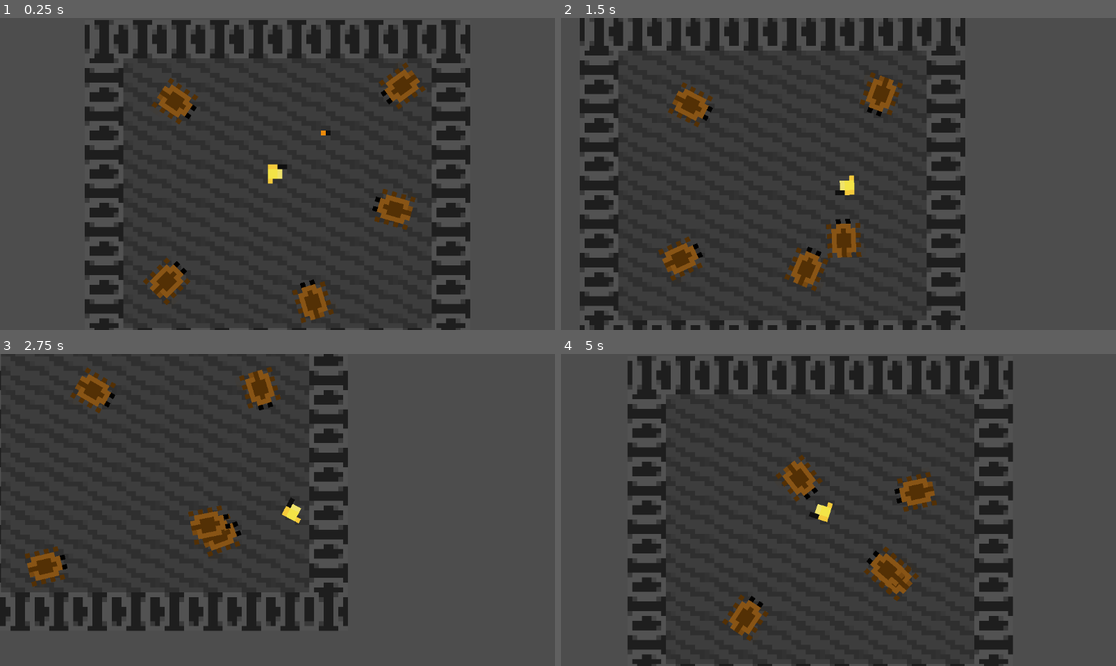
Above: before the commit, frames 1-4 (two rows, left to right).
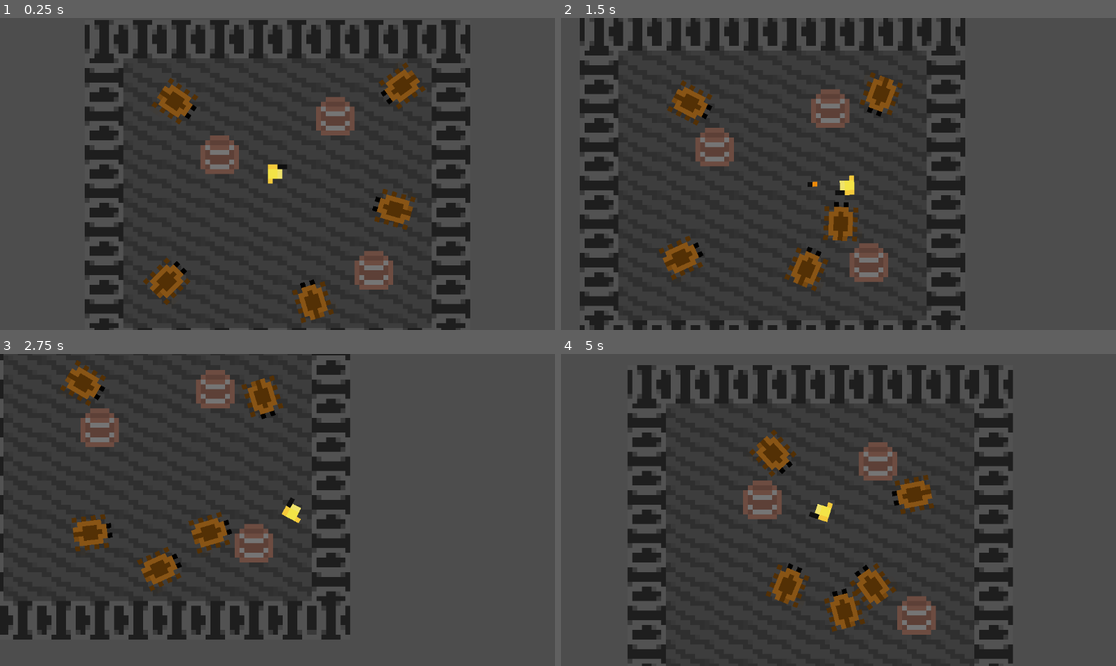
Above: after the commit, the same moments.

Repository: Jastcher/Bugdeon
Game: Godot game, scene res://scenes/game.tscn
The game is run twice, just before and just after one commit, with the same random seed, the same clock (stepped at 60 frames per second) and the same inputs.
Inputs (mouse positions are in pixels of both pictures, inside the frame that each line leads up to):
- Up to frame 1 (0.25 s): no input
- Up to frame 2 (1.5 s): move the mouse to (960, 158) at 0.52 s; hold D (right) 0.53-1.28 s; click (960, 158) at 0.67 s; move the mouse to (727, 189) at 1.27 s; hold S (down) from 1.28 s (still down); click (727, 189) at 1.42 s
- Up to frame 3 (2.75 s): move the mouse to (333, 441) at 2.02 s; release S (down) at 2.03 s; hold D (right) from 2.03 s (still down); click (333, 441) at 2.17 s
- Up to frame 4 (5 s): move the mouse to (810, 572) at 2.77 s; release D (right) at 2.78 s; hold W (up) 2.78-3.53 s; click (810, 572) at 2.92 s; move the mouse to (1005, 556) at 3.52 s; hold A (left) from 3.53 s (still down); click (1005, 556) at 3.67 s; move the mouse to (672, 463) at 4.27 s; click (672, 463) at 4.42 s

The runs differ from the first frame. In frame 1, 2.3% of the frame differs, in the area x 36-71%, y 25-88%; in frame 2, 3.4%; in frame 3, 14%; in frame 4, 20%, in the area x 12-82%, y 0-100%.

Commit message:
idk

Diff:
--- a/scenes/game.tscn
+++ b/scenes/game.tscn
@@ -1,7 +1,8 @@
-[gd_scene load_steps=11 format=4 uid="uid://cu6tm8jjog1my"]
+[gd_scene load_steps=13 format=4 uid="uid://cu6tm8jjog1my"]
 
 [ext_resource type="PackedScene" uid="uid://c3xpdcnebn6uc" path="res://scenes/player.tscn" id="1_uwrxv"]
 [ext_resource type="Texture2D" uid="uid://dpml5yek7wl7t" path="res://assets/wall.png" id="2_lnu2h"]
+[ext_resource type="Texture2D" uid="uid://dlxy62v74d6qd" path="res://assets/barell.png" id="2_p57ef"]
 [ext_resource type="Texture2D" uid="uid://cmmdp83ow2xf0" path="res://assets/Tile.png" id="2_yqjtg"]
 [ext_resource type="PackedScene" uid="uid://d3n6tkutxkndj" path="res://scenes/bug.tscn" id="4_lbhrr"]
 [ext_resource type="PackedScene" uid="uid://dai2i7jj08spb" path="res://scenes/bullet.tscn" id="5_iywne"]
@@ -17,6 +18,12 @@
 
 [sub_resource type="PhysicsMaterial" id="PhysicsMaterial_iywne"]
 
+[sub_resource type="TileSetAtlasSource" id="TileSetAtlasSource_u5sy4"]
+texture = ExtResource("2_p57ef")
+texture_region_size = Vector2i(8, 8)
+0:0/0 = 0
+0:0/0/physics_layer_0/polygon_0/points = PackedVector2Array(-4, -4, 4, -4, 4, 4, -4, 4)
+
 [sub_resource type="TileSetAtlasSource" id="TileSetAtlasSource_p57ef"]
 texture = ExtResource("2_lnu2h")
 separation = Vector2i(4, 7)
@@ -27,23 +34,26 @@
 [sub_resource type="TileSet" id="TileSet_u5sy4"]
 tile_layout = 4
 tile_size = Vector2i(8, 8)
-physics_layer_0/collision_layer = 1
+physics_layer_0/collision_layer = 4
+physics_layer_0/collision_mask = 0
 physics_layer_0/physics_material = SubResource("PhysicsMaterial_iywne")
 sources/2 = SubResource("TileSetAtlasSource_p57ef")
+sources/0 = SubResource("TileSetAtlasSource_u5sy4")
 
 [node name="Node2D" type="Node2D"]
 
 [node name="TileMapLayerBackground" type="TileMapLayer" parent="."]
 tile_map_data = PackedByteArray("AAAAAAAAAgAAAAAAAAD//wAAAgAAAAAAAAD/////AgAAAAAAAAAAAP//AgAAAAAAAAABAAAAAgAAAAAAAAABAP …(816 unchanged characters)…
 tile_set = SubResource("TileSet_lbhrr")
+collision_enabled = false
 
 [node name="TileMapLayerCollidable" type="TileMapLayer" parent="."]
-tile_map_data = PackedByteArray("AAD7//3/AgAAAAAAAED7//7/AgA …(479 unchanged characters)… AAAAAAACD8//z/AgAAAAAAACD7//z/AgAAAAAAAAA=")
+tile_map_data = PackedByteArray("AAD7//3/AgAAAAAAAED7//7/AgA …(479 unchanged characters)… AAAAAAACD8//z/AgAAAAAAACD7//z/AgAAAAAAAAD+////AAAAAAAAAAABAP7/AAAAAAAAAAACAAIAAAAAAAAAAAA=")
 tile_set = SubResource("TileSet_u5sy4")
 
 [node name="Player" parent="." instance=ExtResource("1_uwrxv")]
 unique_name_in_owner = true
-collision_mask = 1
+collision_mask = 4
 motion_mode = 1
 
 [node name="Camera2D" type="Camera2D" parent="Player"]
--- a/scenes/player.tscn
+++ b/scenes/player.tscn
@@ -7,8 +7,10 @@
 size = Vector2(4, 4)
 
 [node name="Player" type="CharacterBody2D"]
-collision_mask = 3
+collision_mask = 0
 script = ExtResource("1_g2els")
+SPEED = 1200.09
+SHOOTINTERVAL = 0.065
 
 [node name="CollisionShape2D" type="CollisionShape2D" parent="."]
 shape = SubResource("RectangleShape2D_g2els")
--- a/scripts/player.gd
+++ b/scripts/player.gd
@@ -1,8 +1,8 @@
 extends CharacterBody2D
 
 
-const SPEED = 1200.0
-const SHOOTINTERVAL = 1. #s
+@export var SPEED = 1200.0
+@export var SHOOTINTERVAL = 1. #s
 
 const BULLET = preload("res://scenes/bullet.tscn")
 @onready var shootTimer: Timer = $Timer
@@ -36,7 +36,6 @@
 
 func Rotate() -> void:
 	var mousePos := get_global_mouse_position()
-	#print(mousePos)
 	rotate(get_angle_to(mousePos))
 
 
